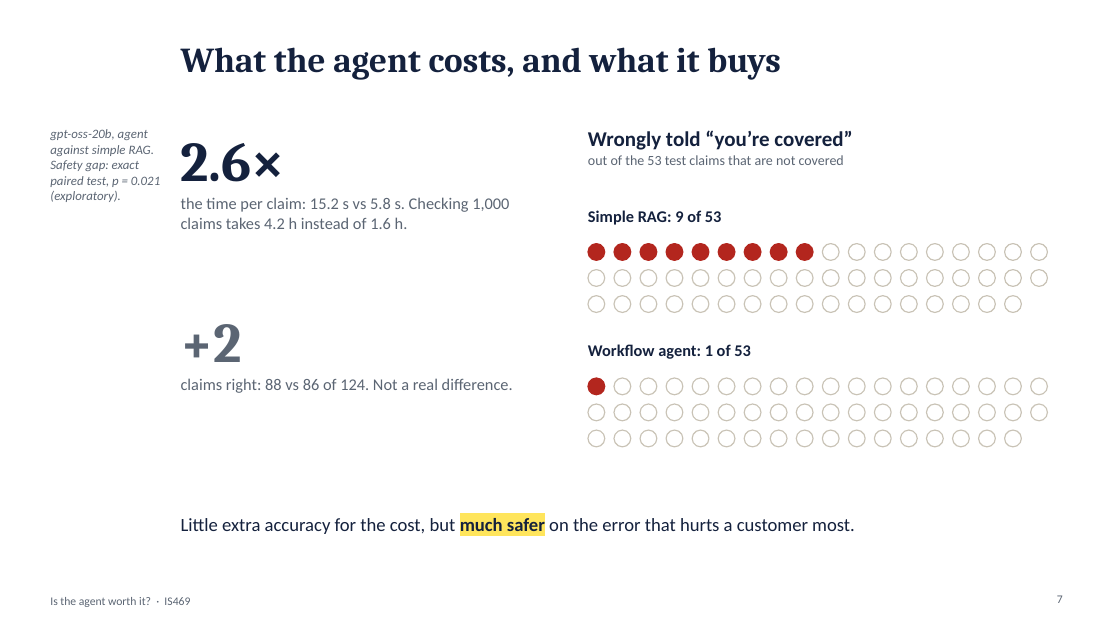
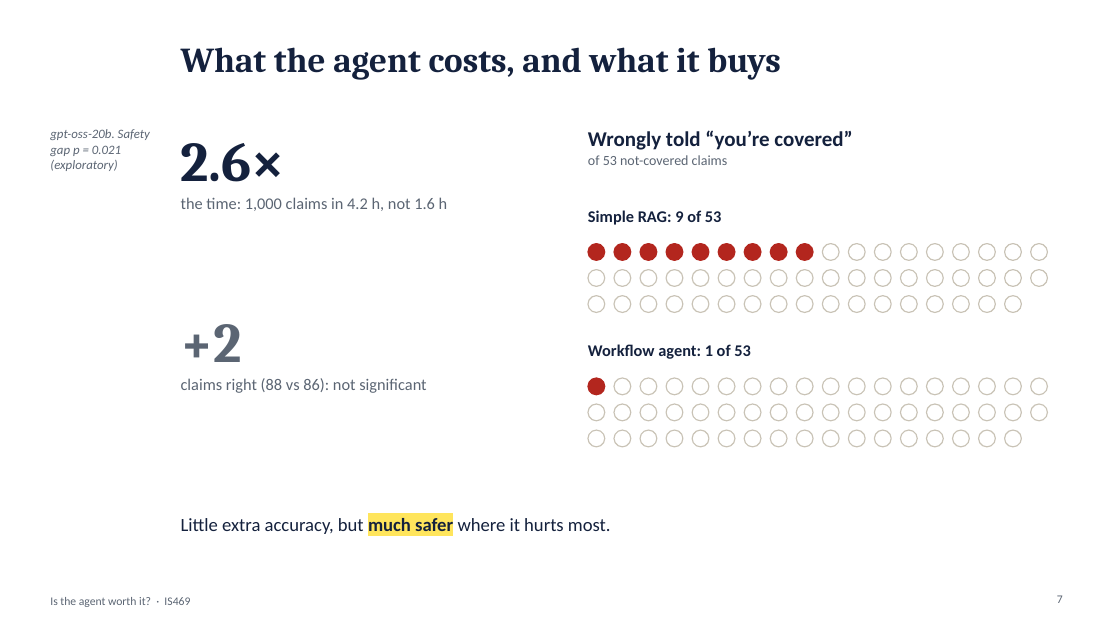
Before and after one commit to yezhan58-oss/insurance_policy_checker-rag, a slide deck: slide 7 of docs/IS469_presentation.pptx. Drawn at 1120x630 pixels with LibreOffice and Linux fonts; fonts in the diff are those of the drawing. Boxes give left, top, right and bottom in pixels: in the first picture for what was removed or moved away, otherwise in the second. Text is boxed around its words. In the diff, an @@ line names an element or a change of style, - is before the commit and + after.

```diff
--- a/docs/IS469_presentation.pptx
+++ b/docs/IS469_presentation.pptx
@@ text at [50,129,150,171]: text changed @@
-gpt-oss-20b, agent against simple RAG. Safety gap: exact paired test, p = 0.021 (exploratory).
+gpt-oss-20b. Safety gap p = 0.021 (exploratory)
@@ text at [588,155,728,165]: text changed @@
-out of the 53 test claims that are not covered
+of 53 not-covered claims
@@ text at [181,197,448,211]: text changed @@
-the time per claim: 15.2 s vs 5.8 s. Checking 1,000 claims takes 4.2 h instead of 1.6 h.
+the time: 1,000 claims in 4.2 h, not 1.6 h
@@ text at [181,378,426,393]: text changed @@
-claims right: 88 vs 86 of 124. Not a real difference.
+claims right (88 vs 86): not significant
@@ text at [181,518,611,534]: text changed @@
-Little extra accuracy for the cost, but much safer on the error that hurts a customer most.
+Little extra accuracy, but much safer where it hurts most.
```
Also in this commit, not shown: 10 other slides changed.
